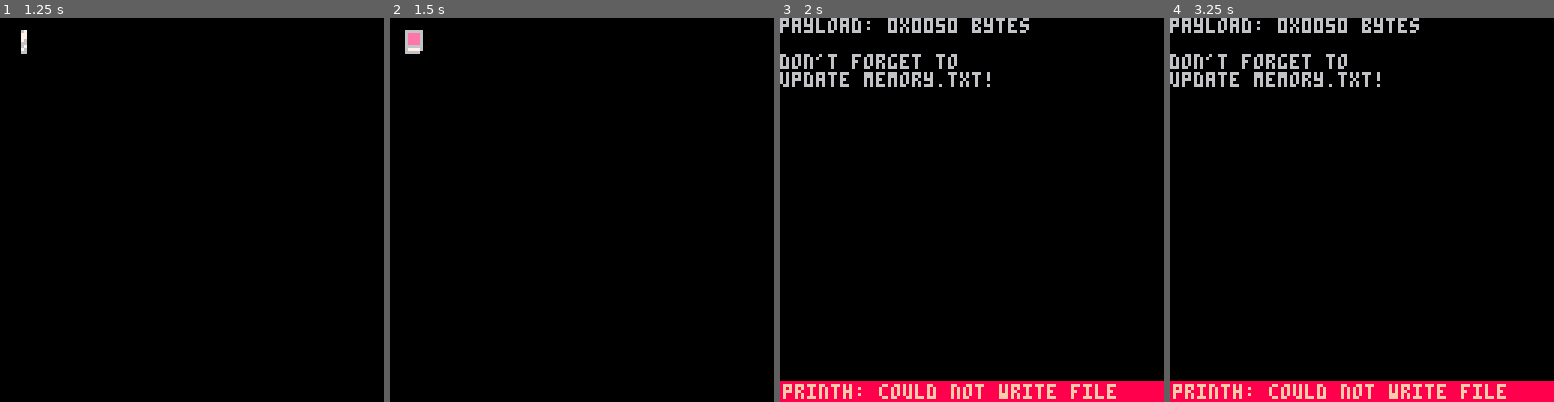
Above: before the commit, frames 1-4 (left to right).
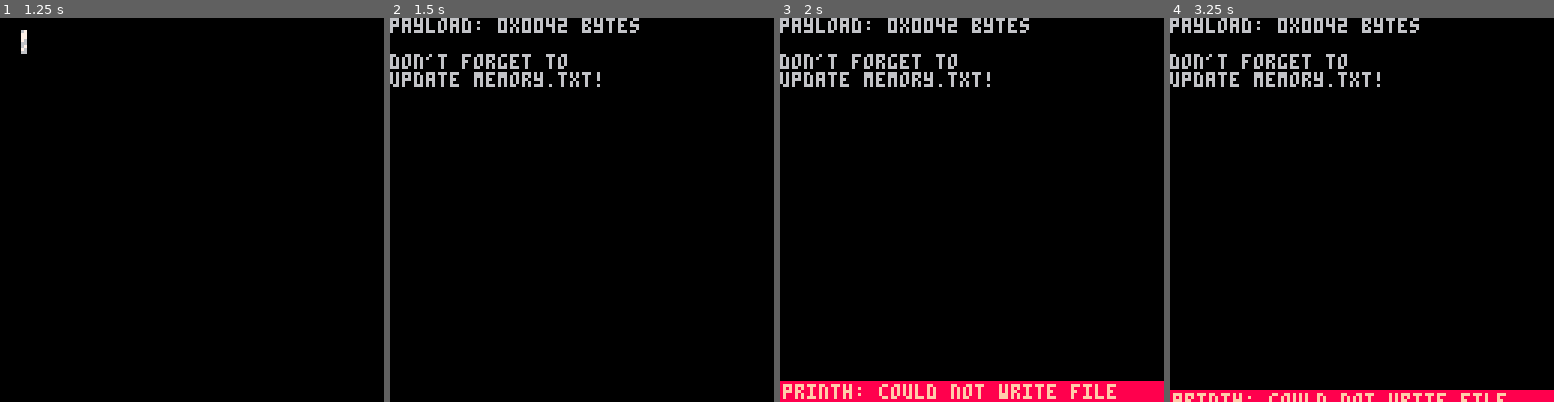
Above: after the commit, the same moments.

Repository: freds72/daggers
Game: PICO-8 cartridge audio/packer.p8
Same seed, same stepped clock (60 frames per second), same inputs: the game is played once before the commit and once after it.
Inputs:
- Up to frame 1 (1.25 s): no input
- Up to frame 2 (1.5 s): no input
- Up to frame 3 (2 s): no input
- Up to frame 4 (3.25 s): no input

Frame 1 is identical in both runs. In frame 2, 3.0% of the frame differs, in the area x 0-65%, y 0-18%; in frame 3, less than 0.1%; in frame 4, 3.3%, in the area x 0-100%, y 0-100%.

Commit message:
UPDATE - Disable chatter audio payload in title.lua, packer.p8, sfx.p8

Diff:
--- a/audio/packer.p8
+++ b/audio/packer.p8
@@ -379,11 +379,6 @@
 		addr = 0,
 		ulen = 0x0aa4,
 	},
-	{
-		id = "chatter",
-		addr = 0x3420,
-		ulen = 0x0550,
-	},
 }
 
 --init manifest
--- a/audio/sfx.p8
+++ b/audio/sfx.p8
@@ -75,9 +75,6 @@
 
 --copy noise engine data to noise.p8
 cstore(0, 0, 36 + (32 * 36) + 0x0300 + 0x0300, "./noisedata.p8")
-
---copy chatter sfx to chatter.p8
-cstore(0x3420,0x3420, 20 * 68, "./chatter.p8")
 
 --run packer.p8
 load("./audio/packer.p8", nil, "./audio/sfx.p8")
--- a/carts/freds72_daggers_title.p8
+++ b/carts/freds72_daggers_title.p8
@@ -9,7 +9,6 @@
 #include assets.lua
 #include titleaudio.p8l
 #include audio_load.lua
-#include audio_render.lua
 #include polytex.lua
 #include version.p8l
 #include title.lua
--- a/carts/title.lua
+++ b/carts/title.lua
@@ -984,24 +984,6 @@
   --dump noise engine data
   audio_load("noisedata", 0x4300)
 
-  ---chatter pre-rendering
-  --loop attenuation levels
-  for attn = 0, 4 do
-    --attenuated bank address
-    local addr = 0xe570 + 0x550 * attn
-
-    --dump unmodified chatter bank
-    audio_load("chatter", addr)
-
-    --attenuate chatter sfx
-    for i = 0, 19 do
-      --atennuate volume
-      sfx_volume(addr + i * 68, -ceil(attn / 2))
-      --set dampen level
-      sfx_damp(addr + i * 68, attn \ 2)
-    end
-  end
-
   -- generate assets if not there
   if reload(0x6000,0x0,0x1,"freds72_daggers_pic_0.p8")==0 or dget(63)!=0 then
     -- in case player halts generation
Not shown, changed: carts/memory.txt
Not shown, changed: carts/titleaudio.p8l
